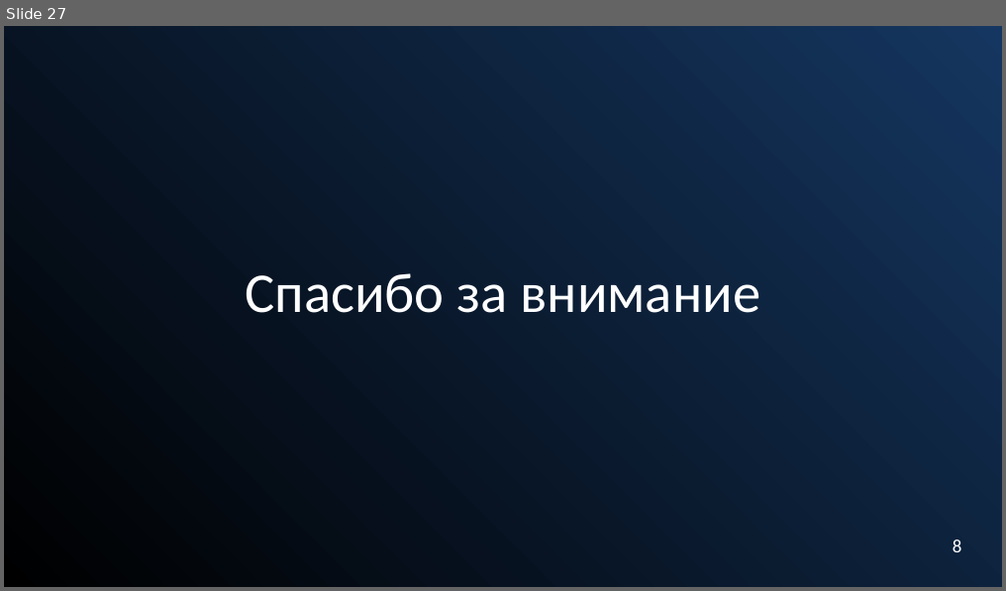
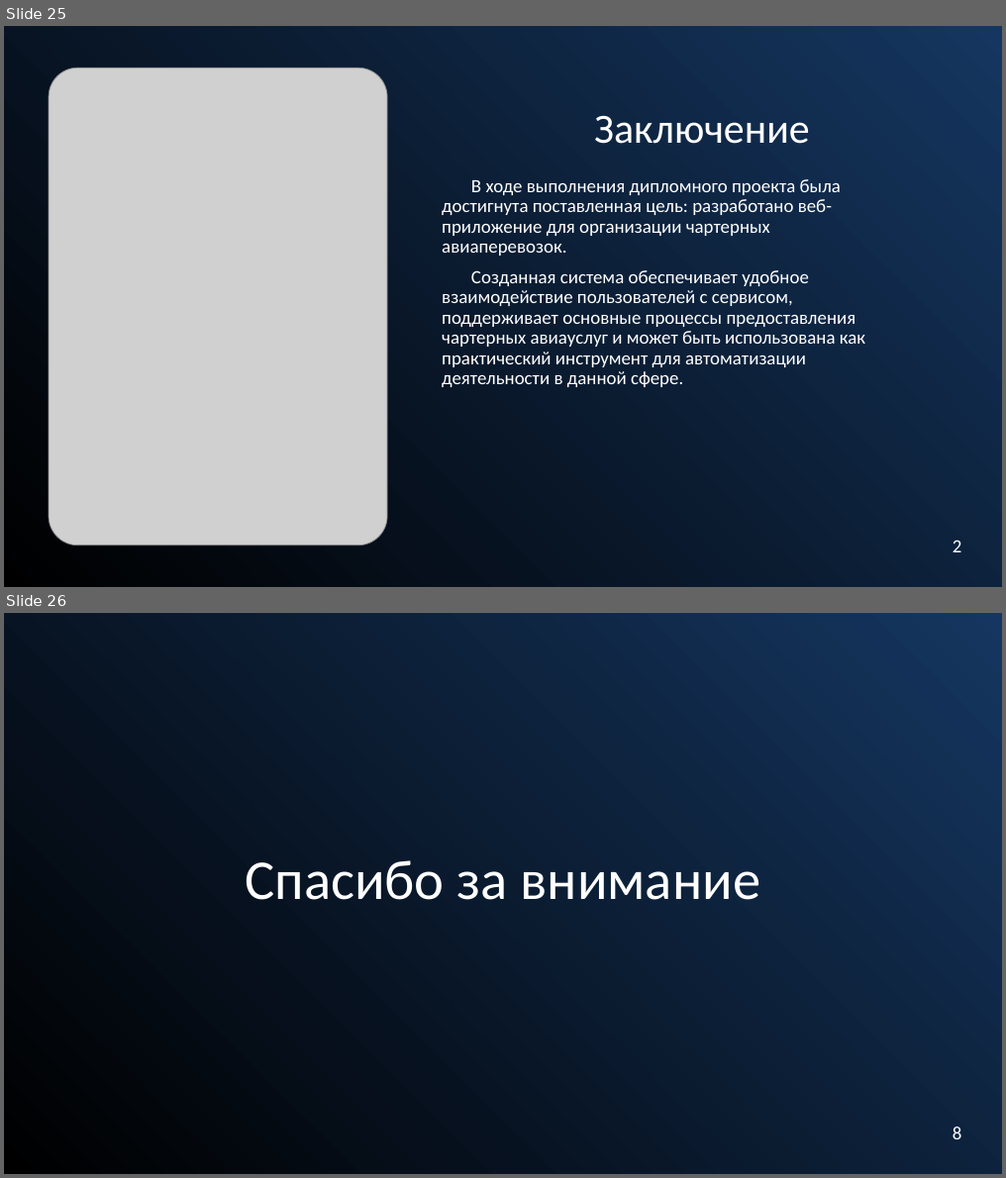
Before and after one commit to Alfamodik/AirCharter, a slide deck: Docs/ВКР/Презентация на защиту диплома.pptx. Shown one above the other, each under a label of ours: slide 27 before the commit, slides 25 and 26 after it. The pictures are 1006x591 and 1006x1178 pixels, drawn with LibreOffice and Linux fonts; fonts in the diff are those of the drawing; grey boxes stand for pictures. Boxes give left, top, right and bottom in pixels: in the first picture for what was removed or moved away, otherwise in the second. Text is boxed around its words. In the diff, an @@ line names an element or a change of style, - is before the commit and + after.

```diff
--- a/Docs/ВКР/Презентация на защиту диплома.pptx
+++ b/Docs/ВКР/Презентация на защиту диплома.pptx
@@ slide 25 added at bbox=[4, 26, 1002, 587], background gradient #153660 to #000000 @@
@@ picture added at bbox=[49, 68, 387, 546] @@
@@ subtitle added at bbox=[594, 115, 810, 144], 40 pt, text #FFFFFF @@
+Заключение
@@ text added at bbox=[442, 179, 865, 387], 18 pt, text #FFFFFF @@
+В ходе выполнения дипломного проекта была достигнута поставленная цель: разработано веб-приложение для организации чартерных авиаперевозок.
+Созданная система обеспечивает удобное взаимодействие пользователей с сервисом, поддерживает основные процессы предоставления чартерных авиауслуг и может быть использована как практический инструмент для автоматизации деятельности в данной сфере.
@@ text added at bbox=[952, 540, 962, 553], 18 pt, text #FFFFFF @@
+2
@@ what was slide 27 is now slide 26 @@
```
Also in this commit, not shown: 14 slides changed, 2 other slides added, 5 slides removed, 2 other files.
